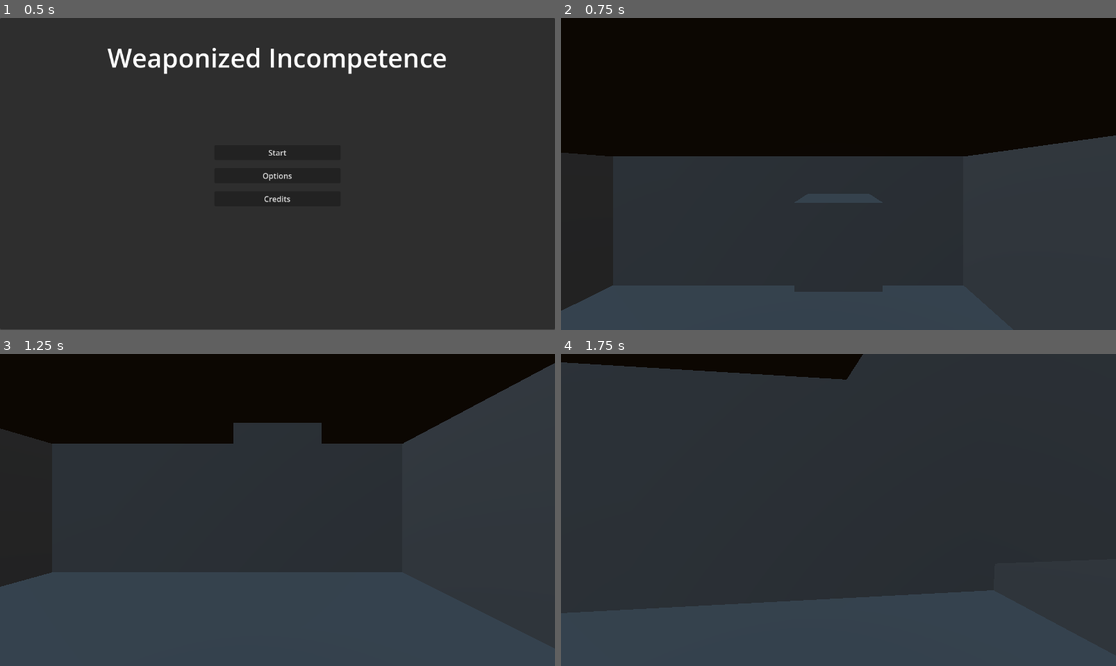
Above: before the commit, frames 1-4 (two rows, left to right).
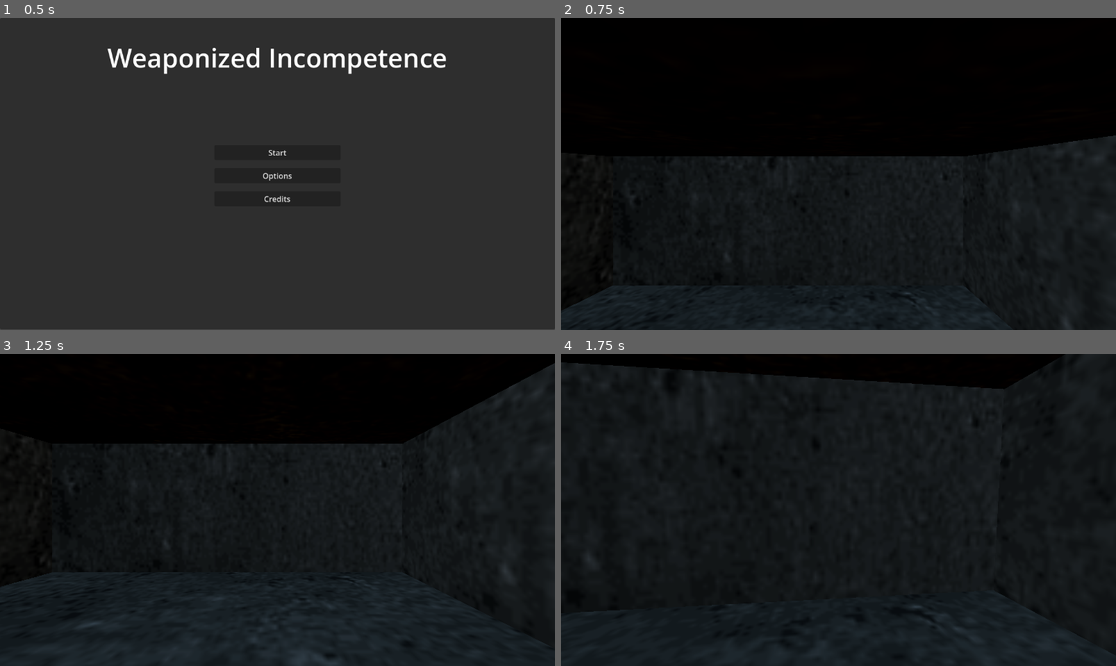
Above: after the commit, the same moments.

Repository: NikolayStaykov/weaponized_incompetence
Game: Godot game, scene res://Main Menu/main_menu.tscn
Two runs of this game, one before a commit and one after it. Both use one fixed random seed, a clock stepped at 60 frames per second and the inputs below.
Inputs (mouse positions are in pixels of both pictures, inside the frame that each line leads up to):
- Up to frame 1 (0.5 s): no input
- Up to frame 2 (0.75 s): click "Start" at 0.5 s
- Up to frame 3 (1.25 s): no input
- Up to frame 4 (1.75 s): move the mouse to (866, 510) at 1.27 s; hold W (up) from 1.28 s (still down)

Frame 1 is identical in both runs. In frame 2, 46% of the frame differs, in the area x 0-100%, y 38-100%; in frame 3, 67%; in frame 4, 78%, in the area x 0-100%, y 0-100%.

Commit message:
some modelling

Diff:
--- a/Game Scene/Game.tscn
+++ b/Game Scene/Game.tscn
@@ -1,12 +1,11 @@
 [gd_scene format=3 uid="uid://dxy8fjq0dip5r"]
 
 [ext_resource type="Script" uid="uid://bqfy2up1344se" path="res://Game Scene/character_body_3d.gd" id="1_o0rjc"]
+[ext_resource type="Texture2D" uid="uid://cqpu4snywnwxp" path="res://Game Scene/Textures/png-clipart-dark-gray-concrete-floor-cement-ground-dark-gray.png" id="2_jj0qi"]
 
 [sub_resource type="CapsuleMesh" id="CapsuleMesh_dvvjl"]
 
 [sub_resource type="CapsuleShape3D" id="CapsuleShape3D_yk2f3"]
-
-[sub_resource type="BoxMesh" id="BoxMesh_o0rjc"]
 
 [sub_resource type="ProceduralSkyMaterial" id="ProceduralSkyMaterial_o0rjc"]
 
@@ -20,7 +19,39 @@
 
 [sub_resource type="BoxShape3D" id="BoxShape3D_o0rjc"]
 
+[sub_resource type="StandardMaterial3D" id="StandardMaterial3D_dvvjl"]
+albedo_texture = ExtResource("2_jj0qi")
+
 [sub_resource type="BoxMesh" id="BoxMesh_jj0qi"]
+
+[sub_resource type="StandardMaterial3D" id="StandardMaterial3D_yk2f3"]
+
+[sub_resource type="StandardMaterial3D" id="StandardMaterial3D_yu6ao"]
+albedo_texture = ExtResource("2_jj0qi")
+
+[sub_resource type="StandardMaterial3D" id="StandardMaterial3D_viuc7"]
+albedo_texture = ExtResource("2_jj0qi")
+
+[sub_resource type="StandardMaterial3D" id="StandardMaterial3D_xsmdc"]
+albedo_texture = ExtResource("2_jj0qi")
+
+[sub_resource type="StandardMaterial3D" id="StandardMaterial3D_r4s8j"]
+albedo_texture = ExtResource("2_jj0qi")
+
+[sub_resource type="StandardMaterial3D" id="StandardMaterial3D_4g0d1"]
+albedo_texture = ExtResource("2_jj0qi")
+
+[sub_resource type="BoxMesh" id="BoxMesh_dvvjl"]
+
+[sub_resource type="StandardMaterial3D" id="StandardMaterial3D_3k0mj"]
+albedo_color = Color(0.59717584, 0.59717625, 0.597176, 1)
+metallic = 1.0
+metallic_specular = 0.0
+roughness = 0.7
+
+[sub_resource type="BoxMesh" id="BoxMesh_yk2f3"]
+
+[sub_resource type="BoxMesh" id="BoxMesh_yu6ao"]
 
 [node name="Node3D" type="Node3D" unique_id=1462823019]
 
@@ -38,68 +69,91 @@
 unique_name_in_owner = true
 transform = Transform3D(1, 0, 0, 0, 1, 0, 0, 0, 1, 0, 0.6642804, 0)
 
-[node name="MeshInstance3D" type="MeshInstance3D" parent="." unique_id=242724080]
-transform = Transform3D(1, 0, 0, 0, 1, 0, 0, 0, 1, 0, 1.6458466, -2.7891872)
-mesh = SubResource("BoxMesh_o0rjc")
-
 [node name="WorldEnvironment" type="WorldEnvironment" parent="." unique_id=259525021]
 environment = SubResource("Environment_dvvjl")
 
-[node name="floor" type="StaticBody3D" parent="." unique_id=543186021]
+[node name="room" type="Node3D" parent="." unique_id=1098478884]
+
+[node name="floor" type="StaticBody3D" parent="room" unique_id=543186021]
 transform = Transform3D(1, 0, 0, 0, 1, 0, 0, 0, 1, 0, -1, 0)
 
-[node name="CollisionShape3D" type="CollisionShape3D" parent="floor" unique_id=391547614]
+[node name="CollisionShape3D" type="CollisionShape3D" parent="room/floor" unique_id=391547614]
 transform = Transform3D(20, 0, 0, 0, 1, 0, 0, 0, 20, 0, 0, 0)
 shape = SubResource("BoxShape3D_o0rjc")
 
-[node name="MeshInstance3D" type="MeshInstance3D" parent="floor" unique_id=1028435170]
+[node name="MeshInstance3D" type="MeshInstance3D" parent="room/floor" unique_id=1028435170]
 transform = Transform3D(20, 0, 0, 0, 1, 0, 0, 0, 20, 0, 0, 0)
+material_override = SubResource("StandardMaterial3D_dvvjl")
+mesh = SubResource("BoxMesh_jj0qi")
+surface_material_override/0 = SubResource("StandardMaterial3D_yk2f3")
+
+[node name="MeshInstance3D2" type="MeshInstance3D" parent="room/floor" unique_id=1771201029]
+transform = Transform3D(20, 0, 0, 0, 1, 0, 0, 0, 20, -0.0035339594, 4.432438, 0.0014214516)
+material_override = SubResource("StandardMaterial3D_yu6ao")
 mesh = SubResource("BoxMesh_jj0qi")
 
-[node name="MeshInstance3D2" type="MeshInstance3D" parent="floor" unique_id=1771201029]
-transform = Transform3D(20, 0, 0, 0, 1, 0, 0, 0, 20, 0, 4.432438, 0)
-mesh = SubResource("BoxMesh_jj0qi")
-
-[node name="wall" type="StaticBody3D" parent="." unique_id=1029722766]
+[node name="wall" type="StaticBody3D" parent="room" unique_id=1029722766]
 transform = Transform3D(-4.371139e-08, -1, 0, 1, -4.371139e-08, 0, 0, 0, 1, 3.834403, 2.9672403, 0)
 
-[node name="CollisionShape3D" type="CollisionShape3D" parent="wall" unique_id=2019490892]
+[node name="CollisionShape3D" type="CollisionShape3D" parent="room/wall" unique_id=2019490892]
 transform = Transform3D(20, 0, 0, 0, 1, 0, 0, 0, 20, 0, 0, 0)
 shape = SubResource("BoxShape3D_o0rjc")
 
-[node name="MeshInstance3D" type="MeshInstance3D" parent="wall" unique_id=1967668822]
+[node name="MeshInstance3D" type="MeshInstance3D" parent="room/wall" unique_id=1967668822]
 transform = Transform3D(20, 0, 0, 0, 1, 0, 0, 0, 20, 0, 0, 0)
+material_override = SubResource("StandardMaterial3D_viuc7")
 mesh = SubResource("BoxMesh_jj0qi")
 
-[node name="wall2" type="StaticBody3D" parent="." unique_id=950689043]
+[node name="wall2" type="StaticBody3D" parent="room" unique_id=950689043]
 transform = Transform3D(-4.371139e-08, -1, 0, 1, -4.371139e-08, 0, 0, 0, 1, -6.5154357, 2.9672403, 0)
 
-[node name="CollisionShape3D" type="CollisionShape3D" parent="wall2" unique_id=277906592]
+[node name="CollisionShape3D" type="CollisionShape3D" parent="room/wall2" unique_id=277906592]
 transform = Transform3D(20, 0, 0, 0, 1, 0, 0, 0, 20, 0, 0, 0)
 shape = SubResource("BoxShape3D_o0rjc")
 
-[node name="MeshInstance3D" type="MeshInstance3D" parent="wall2" unique_id=1931407692]
+[node name="MeshInstance3D" type="MeshInstance3D" parent="room/wall2" unique_id=1931407692]
 transform = Transform3D(20, 0, 0, 0, 1, 0, 0, 0, 20, 0, 0, 0)
+material_override = SubResource("StandardMaterial3D_xsmdc")
 mesh = SubResource("BoxMesh_jj0qi")
 
-[node name="wall3" type="StaticBody3D" parent="." unique_id=237075227]
+[node name="wall3" type="StaticBody3D" parent="room" unique_id=237075227]
 transform = Transform3D(1.9106855e-15, 4.371139e-08, 1, 1, -4.371139e-08, 0, 4.371139e-08, 1, -4.371139e-08, -0.019909859, 2.9672403, 6.6793165)
 
-[node name="CollisionShape3D" type="CollisionShape3D" parent="wall3" unique_id=1989469392]
+[node name="CollisionShape3D" type="CollisionShape3D" parent="room/wall3" unique_id=1989469392]
 transform = Transform3D(20, 0, 0, 0, 1, 0, 0, 0, 20, 0, 0, 0)
 shape = SubResource("BoxShape3D_o0rjc")
 
-[node name="MeshInstance3D" type="MeshInstance3D" parent="wall3" unique_id=1633211872]
+[node name="MeshInstance3D" type="MeshInstance3D" parent="room/wall3" unique_id=1633211872]
 transform = Transform3D(20, 0, 0, 0, 1, 0, 0, 0, 20, 0, 0, 0)
+material_override = SubResource("StandardMaterial3D_r4s8j")
 mesh = SubResource("BoxMesh_jj0qi")
 
-[node name="wall4" type="StaticBody3D" parent="." unique_id=1535238817]
+[node name="wall4" type="StaticBody3D" parent="room" unique_id=1535238817]
 transform = Transform3D(1.9106855e-15, 4.371139e-08, 1, 1, -4.371139e-08, 0, 4.371139e-08, 1, -4.371139e-08, -0.019909859, 2.9672403, -5.9272776)
 
-[node name="CollisionShape3D" type="CollisionShape3D" parent="wall4" unique_id=248248359]
+[node name="CollisionShape3D" type="CollisionShape3D" parent="room/wall4" unique_id=248248359]
 transform = Transform3D(20, 0, 0, 0, 1, 0, 0, 0, 20, 0, 0, 0)
 shape = SubResource("BoxShape3D_o0rjc")
 
-[node name="MeshInstance3D" type="MeshInstance3D" parent="wall4" unique_id=1701874052]
+[node name="MeshInstance3D" type="MeshInstance3D" parent="room/wall4" unique_id=1701874052]
 transform = Transform3D(20, 0, 0, 0, 1, 0, 0, 0, 20, 0, 0, 0)
+material_override = SubResource("StandardMaterial3D_4g0d1")
 mesh = SubResource("BoxMesh_jj0qi")
+
+[node name="door" type="MeshInstance3D" parent="room" unique_id=1191888962]
+transform = Transform3D(0.08, 0, 0, 0, 2.5, 0, 0, 0, 1.5, 3.3262386, 0.73485553, 2.326044)
+mesh = SubResource("BoxMesh_dvvjl")
+surface_material_override/0 = SubResource("StandardMaterial3D_3k0mj")
+
+[node name="handle" type="MeshInstance3D" parent="room/door" unique_id=765379623]
+transform = Transform3D(1.0375463, 0, 0, 0, 0.018590212, 0, 0, 0, 0.030113973, -0.6774788, 0.020692676, 0.43806088)
+mesh = SubResource("BoxMesh_yk2f3")
+
+[node name="MeshInstance3D" type="MeshInstance3D" parent="room/door" unique_id=1584983751]
+transform = Transform3D(0.52178913, 0, 0, 0, -0.019428492, 0, 0, 0, 0.14980048, -1.3470268, 0.020623177, 0.37862408)
+mesh = SubResource("BoxMesh_yu6ao")
+
+[node name="door2" type="MeshInstance3D" parent="room" unique_id=1997033185]
+transform = Transform3D(0.08, 0, 0, 0, 2.5, 0, 0, 0, 1.5, 1.0764104, 0.73485553, 4.0055923)
+mesh = SubResource("BoxMesh_dvvjl")
+surface_material_override/0 = SubResource("StandardMaterial3D_3k0mj")
--- /dev/null
+++ b/Game Scene/Textures/new_standard_material_3d.tres
@@ -0,0 +1,3 @@
+[gd_resource type="StandardMaterial3D" format=3 uid="uid://bx082ugrsymka"]
+
+[resource]
Binary file added: Game Scene/Textures/png-clipart-dark-gray-concrete-floor-cement-ground-dark-gray.png
Not shown, added: Game Scene/Textures/png-clipart-dark-gray-concrete-floor-cement-ground-dark-gray.png.import
